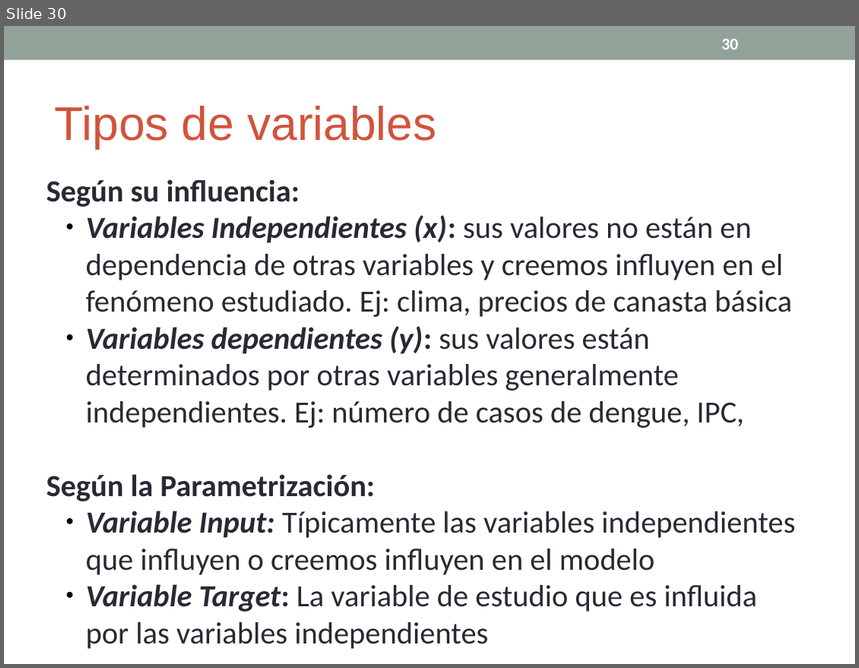
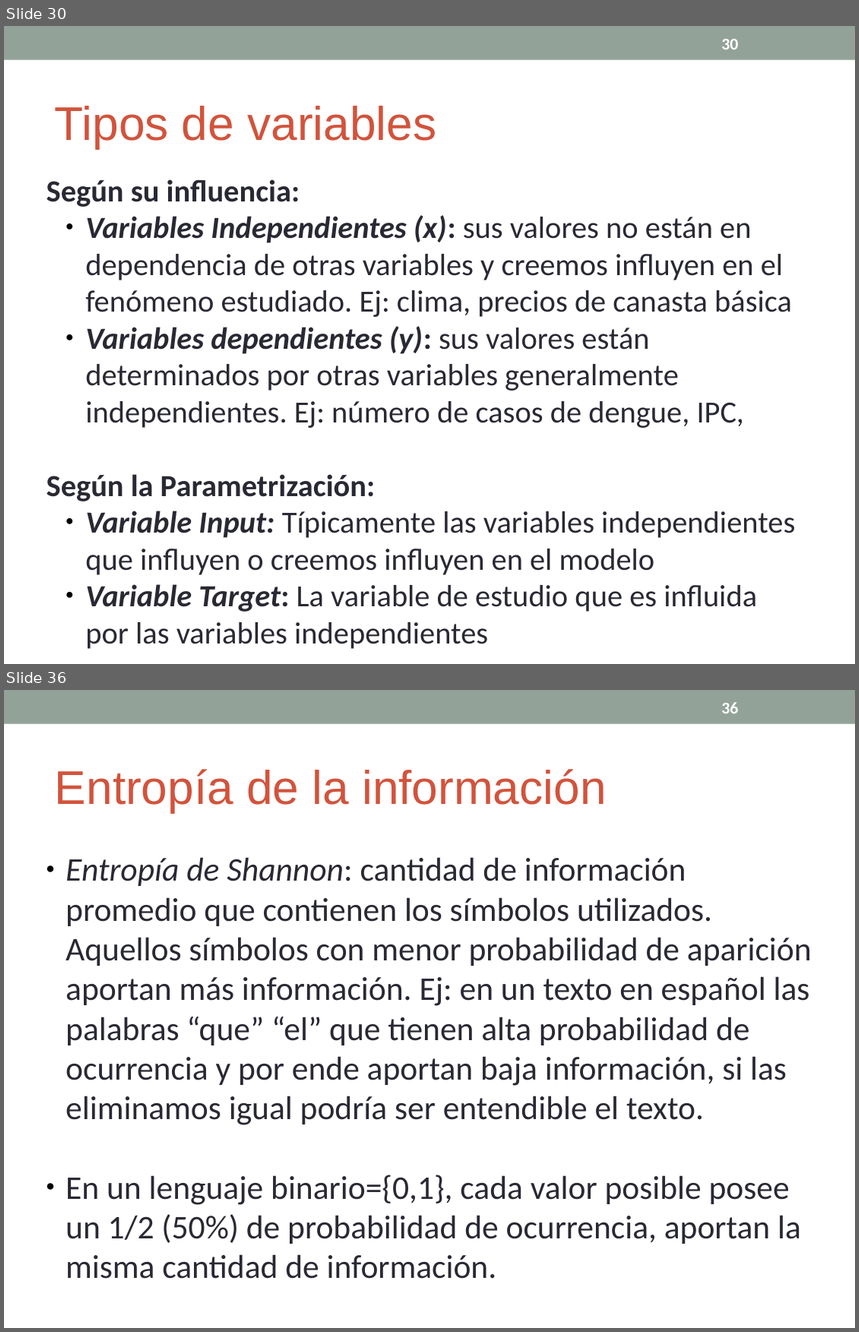
Before and after one commit to cdsparaguay/cursodwh, a slide deck: clases/DWH_Clase03.ppt. Shown one above the other, each under a label of ours: slide 30 before the commit, slides 30 and 36 after it; the slides between them are not shown. The pictures are 859x668 and 859x1332 pixels, drawn with LibreOffice and Linux fonts; fonts in the diff are those of the drawing. Boxes give left, top, right and bottom in pixels: in the first picture for what was removed or moved away, otherwise in the second. Text is boxed around its words. In the diff, an @@ line names an element or a change of style, - is before the commit and + after.

```diff
--- a/clases/DWH_Clase03.ppt
+++ b/clases/DWH_Clase03.ppt
@@ slide 36 added at (4, 690, 855, 1328), background #FFFFFF; not listed: 1 template element that a slide beside it also shows @@
@@ page number added at (721, 702, 738, 714), 14 pt, text #FFFFFF, bold @@
+36
@@ text added at (55, 769, 606, 813), 40 pt, text #D2533C @@
+Entropía de la información
@@ text added at (66, 857, 812, 1279), 28 pt, text #292934 @@
+● Entropía de Shannon: cantidad de información promedio que contienen los símbolos utilizados. Aquellos símbolos con menor probabilidad de aparición aportan más información. Ej: en un texto en español las palabras “que” “el” que tienen alta probabilidad de ocurrencia y por ende aportan baja información, si las eliminamos igual podría ser entendible el texto.
+● En un lenguaje binario={0,1}, cada valor posible posee un 1/2 (50%) de probabilidad de ocurrencia, aportan la misma cantidad de información.
```
Also in this commit, not shown: 5 other slides added, 2 other files.
